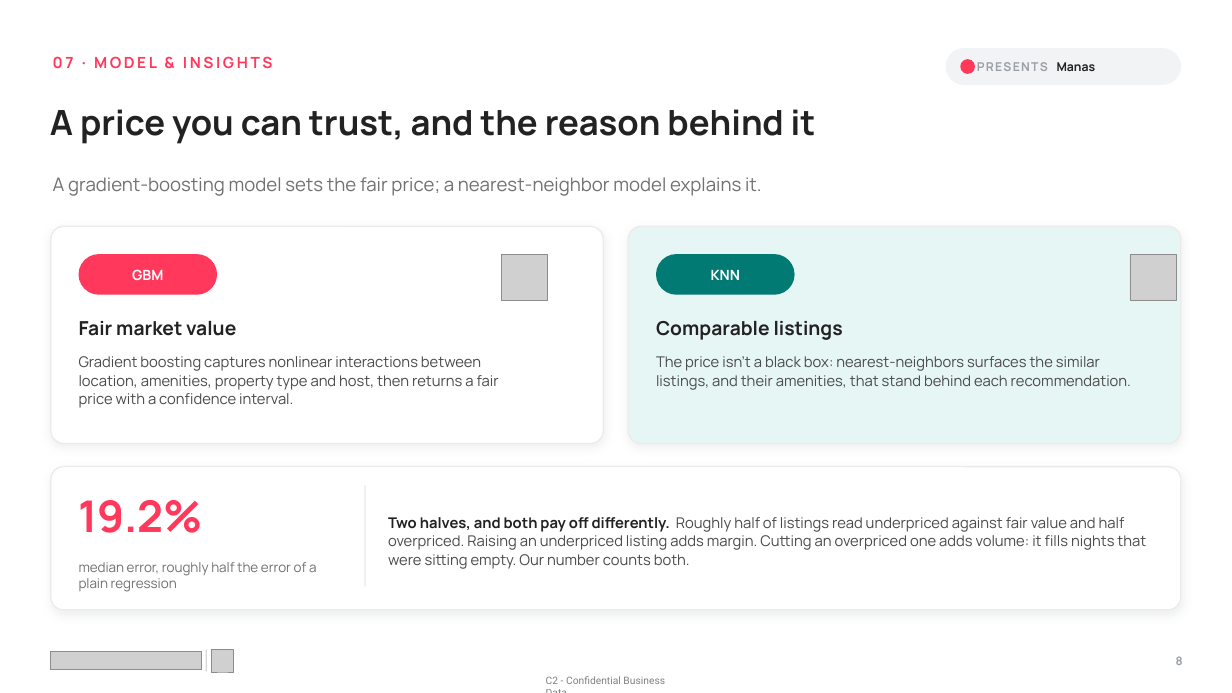
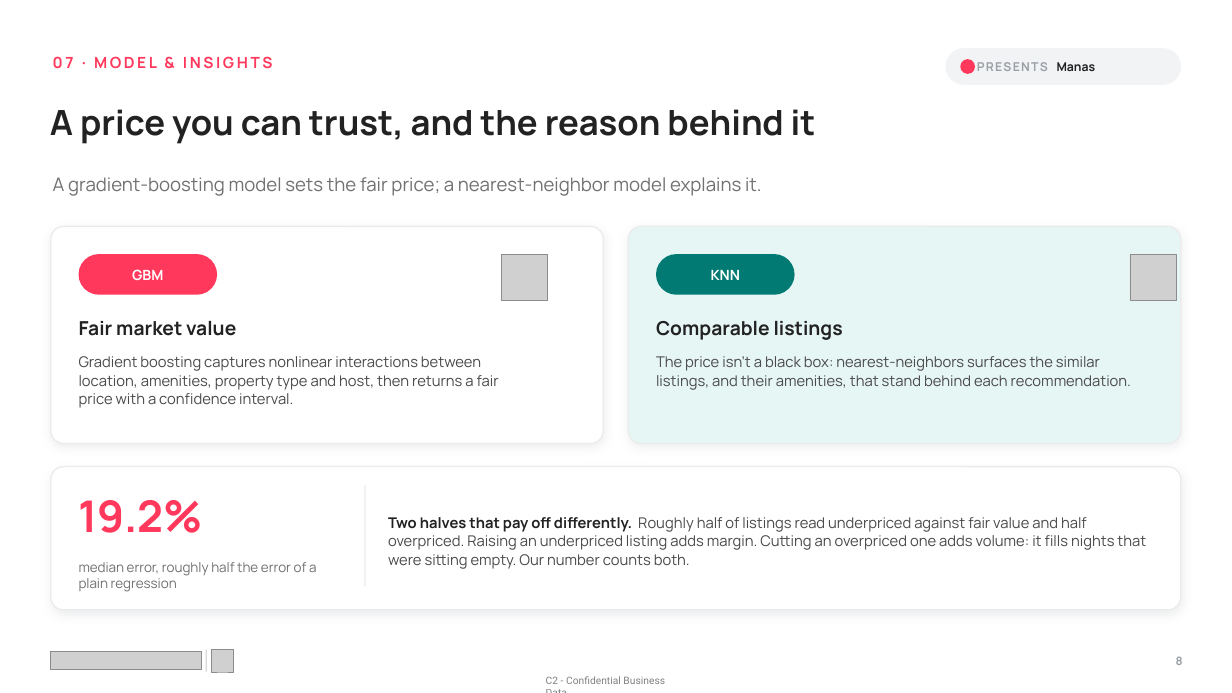
Before and after one commit to mkdn007/Cornell-Airbnb-Capstone, a slide deck: slide 8 of Airbnb Pricing Deck.pptx. Drawn at 1232x693 pixels with LibreOffice and Linux fonts; fonts in the diff are those of the drawing; grey boxes stand for pictures. Boxes give left, top, right and bottom in pixels: in the first picture for what was removed or moved away, otherwise in the second. Text is boxed around its words. In the diff, an @@ line names an element or a change of style, - is before the commit and + after.

```diff
--- a/Airbnb Pricing Deck.pptx
+++ b/Airbnb Pricing Deck.pptx
@@ text at [388, 517, 1146, 569]: text changed @@
-Two halves, and both pay off differently. Roughly half of listings read underpriced against fair value and half overpriced. Raising an underpriced listing adds margin. Cutting an overpriced one adds volume: it fills nights that were sitting empty. Our number counts both.
+Two halves that pay off differently. Roughly half of listings read underpriced against fair value and half overpriced. Raising an underpriced listing adds margin. Cutting an overpriced one adds volume: it fills nights that were sitting empty. Our number counts both.
```
Also in this commit, not shown: 8 other slides changed, 1 slide added.
